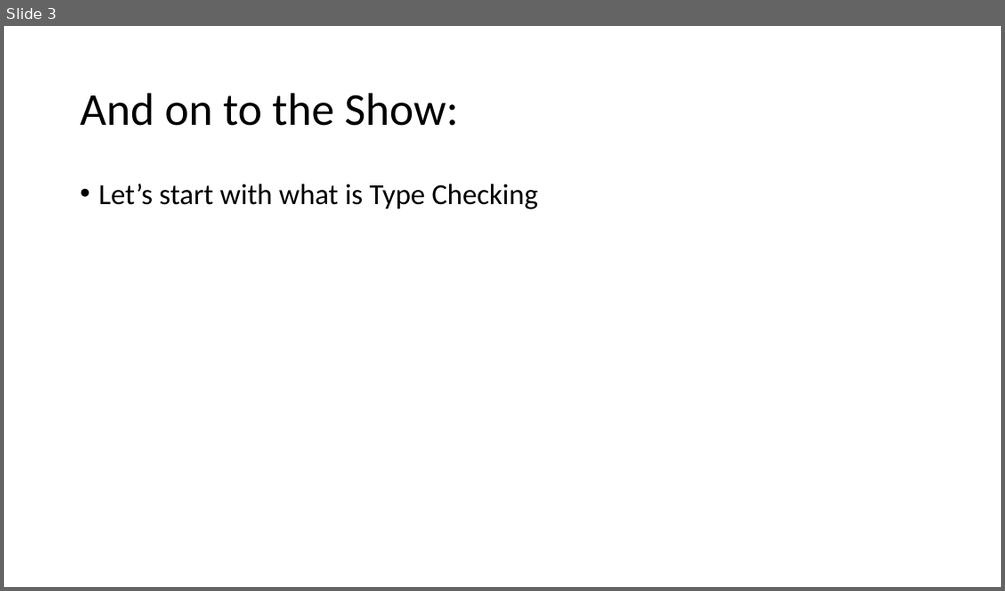
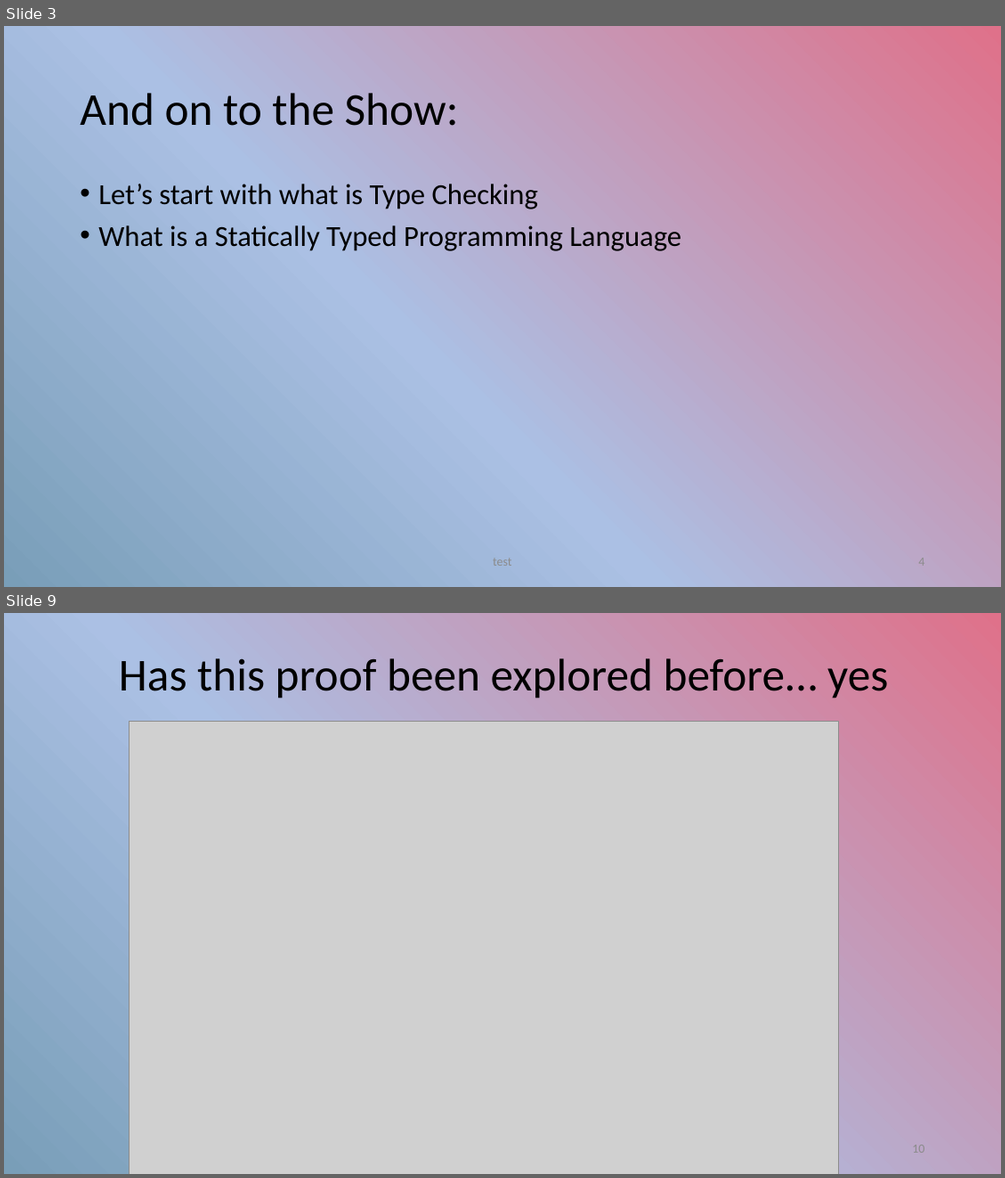
Before and after one commit to seanwestfall/algorithm_w_presentation, a slide deck: Presentation1.pptx. Shown one above the other, each under a label of ours: slide 3 before the commit, slides 3 and 9 after it; the slides between them are not shown. The pictures are 1005x591 and 1005x1178 pixels, drawn with LibreOffice and Linux fonts; fonts in the diff are those of the drawing; grey boxes stand for pictures. Boxes give left, top, right and bottom in pixels: in the first picture for what was removed or moved away, otherwise in the second. Text is boxed around its words. In the diff, an @@ line names an element or a change of style, - is before the commit and + after.

```diff
--- a/Presentation1.pptx
+++ b/Presentation1.pptx
@@ slide 9 added at (x1=4, y1=613, x2=1001, y2=1174), background gradient #799EB8 to #ABC0E4 to #DF718A @@
@@ title added at (x1=119, y1=658, x2=888, y2=698), 44 pt, text #000000 @@
+Has this proof been explored before… yes
@@ picture added at (x1=129, y1=721, x2=840, y2=1174) @@
@@ page number added at (x1=912, y1=1144, x2=924, y2=1152), 12 pt, text #8C8C8C @@
+10
@@ slide 3 changed as well @@
@@ background #FFFFFF to gradient #799EB8 to #ABC0E4 to #DF718A @@
@@ text at (x1=98, y1=225, x2=681, y2=251): paragraph added @@
+• What is a Statically Typed Programming Language
@@ text added at (x1=493, y1=557, x2=511, y2=565), 12 pt, text #8C8C8C @@
+test
@@ page number added at (x1=918, y1=557, x2=924, y2=565), 12 pt, text #8C8C8C @@
+4
```
Also in this commit, not shown: 2 other slides changed, 6 other slides added.
